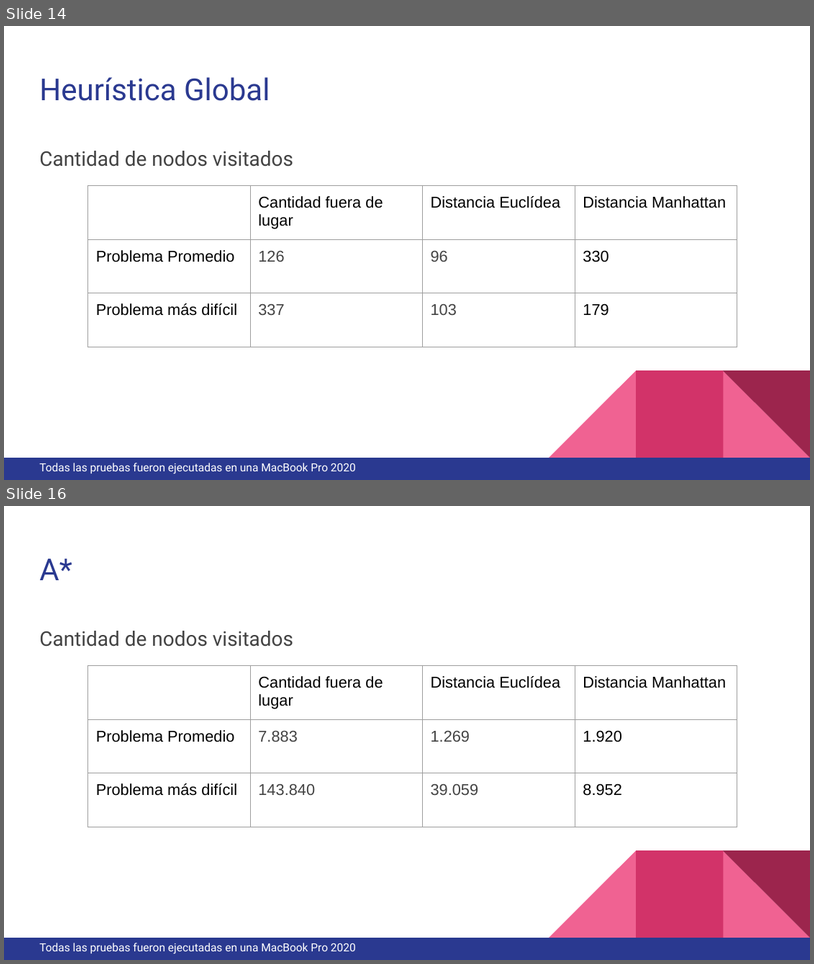
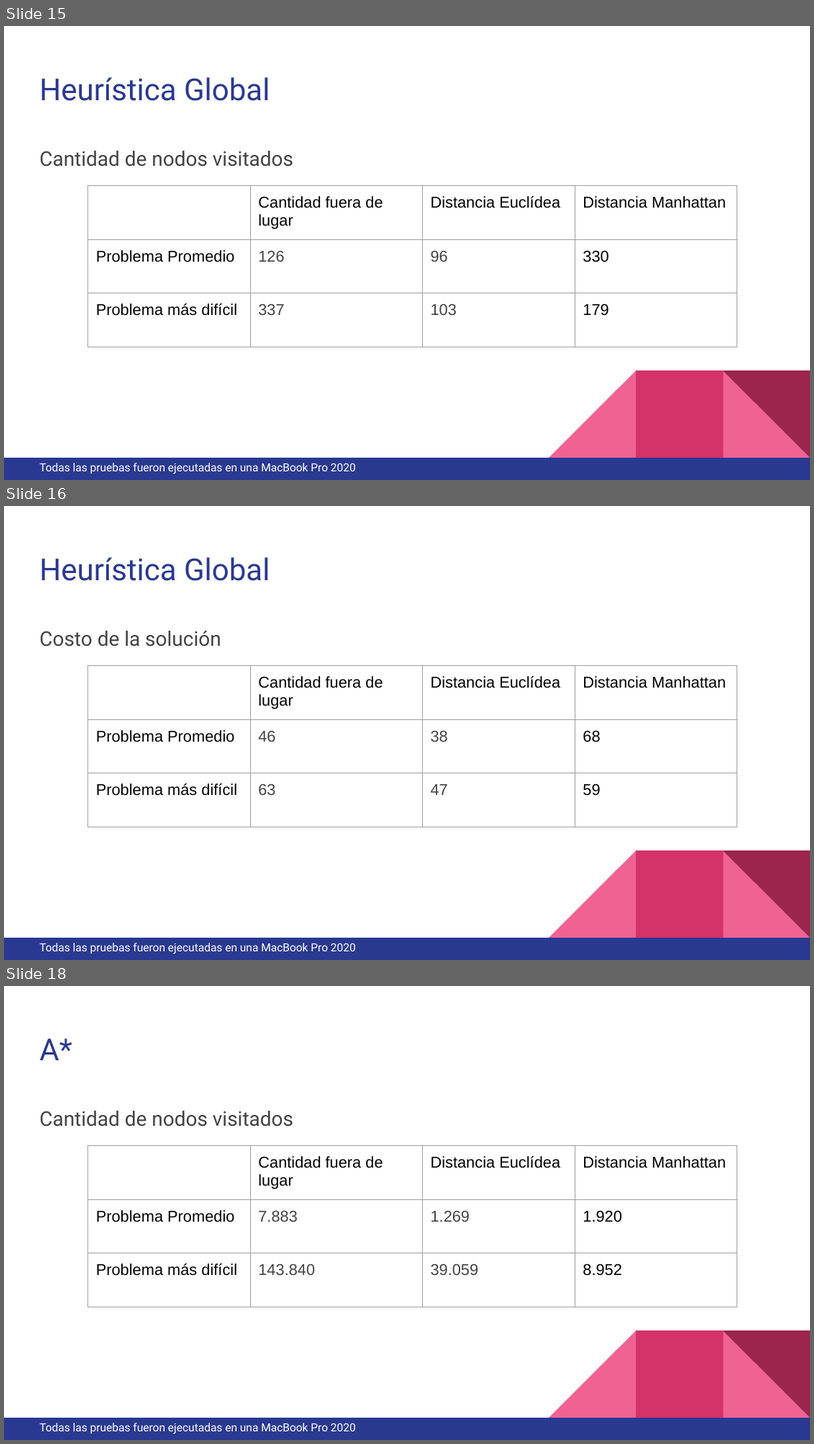
Before and after one commit to taturosati/SIA, a slide deck: TP1/TP1_PRESENTACIÓN.pptx. Shown one above the other, each under a label of ours: slides 14 and 16 before the commit, slides 15, 16 and 18 after it; the slides between them are not shown. The pictures are 814x964 and 814x1444 pixels, drawn with LibreOffice and Linux fonts; fonts in the diff are those of the drawing. Boxes give left, top, right and bottom in pixels: in the first picture for what was removed or moved away, otherwise in the second. Text is boxed around its words. In the diff, an @@ line names an element or a change of style, - is before the commit and + after.

```diff
--- a/TP1/TP1_PRESENTACIÓN.pptx
+++ b/TP1/TP1_PRESENTACIÓN.pptx
@@ slide 16 added at <box>4,506,810,960</box>, background #FFFFFF; not listed: 5 template elements that a slide beside it also shows @@
@@ title added at <box>39,557,270,581</box>, 27 pt, text #2A3990 @@
+Heurística Global
@@ text added at <box>39,631,221,646</box>, 18 pt, text #434343 @@
+Costo de la solución
@@ table added at <box>88,666,737,930</box>, 3 rows, 4 columns @@
+ | Cantidad fuera de lugar | Distancia Euclídea | Distancia Manhattan
+Problema Promedio | 46 | 38 | 68
+Problema más difícil | 63 | 47 | 59
@@ text added at <box>39,942,356,954</box>, 10 pt, text #FFFFFF @@
+Todas las pruebas fueron ejecutadas en una MacBook Pro 2020
@@ what was slide 14 is now slide 15 @@
@@ what was slide 16 is now slide 18 @@
```
Also in this commit, not shown: 6 slides changed, 3 other slides added.
